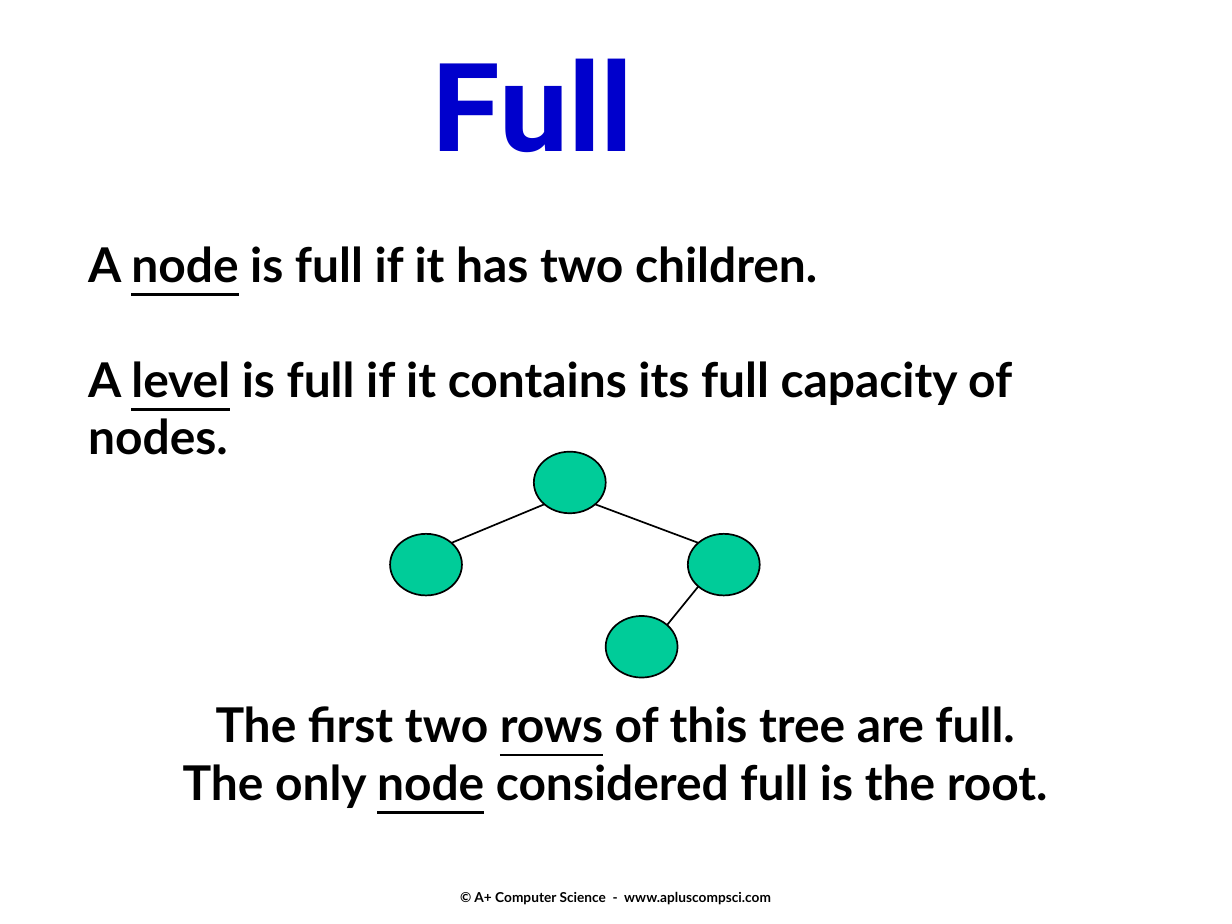
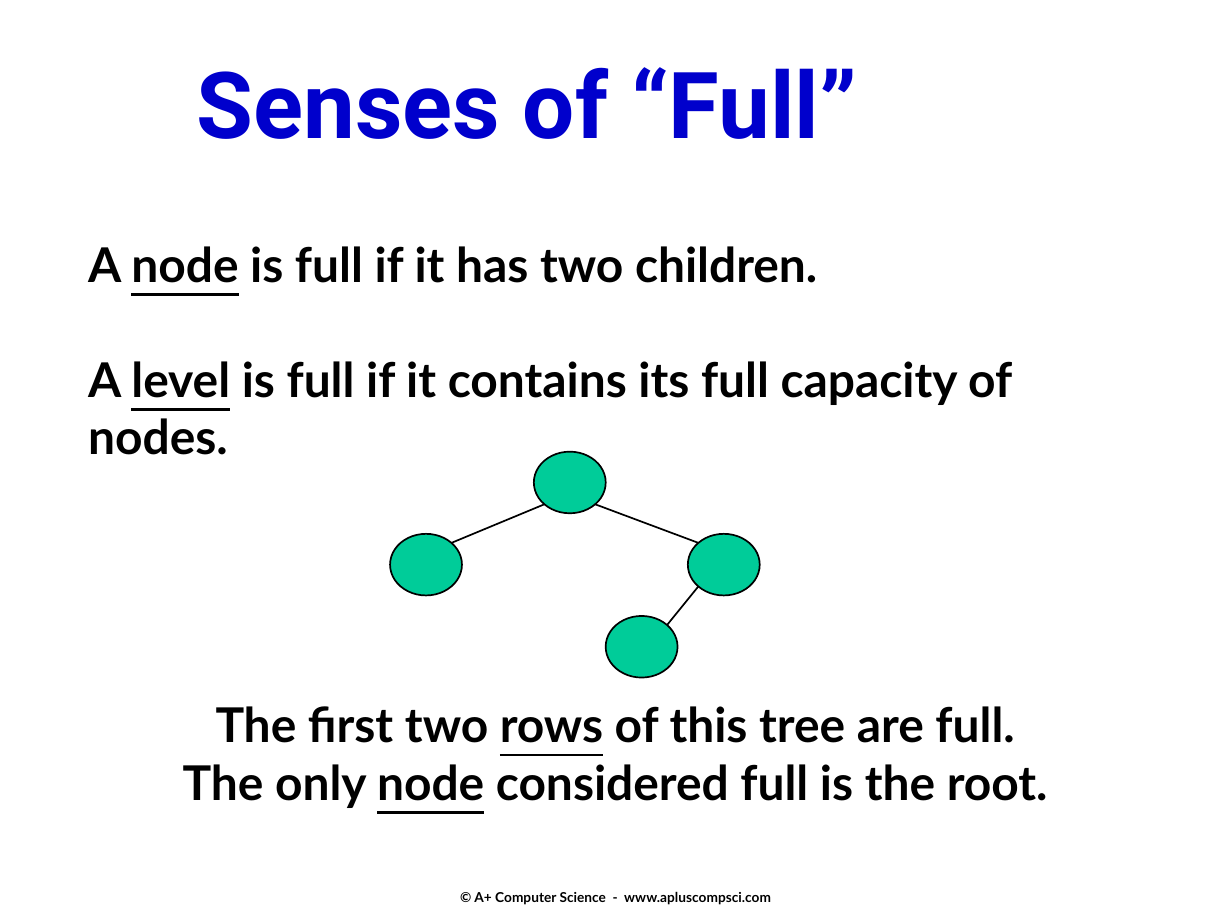
Before and after one commit to Cy-FairCS/cs3, a slide deck: slide 10 of u08a_binaryTrees/notes/_a - Classifying binary trees and Tree Traversal.pptx. Drawn at 1232x924 pixels with LibreOffice and Linux fonts; fonts in the diff are those of the drawing. Boxes give left, top, right and bottom in pixels: in the first picture for what was removed or moved away, otherwise in the second. Text is boxed around its words. In the diff, an @@ line names an element or a change of style, - is before the commit and + after.

```diff
--- a/u08a_binaryTrees/notes/_a - Classifying binary trees and Tree Traversal.pptx
+++ b/u08a_binaryTrees/notes/_a - Classifying binary trees and Tree Traversal.pptx
@@ text at (x1=197, y1=67, x2=857, y2=139): text changed; size 72 to 54 pt @@
-Full
+Senses of “Full”
```
Also in this commit, not shown: 1 other slide changed, 4 slides added.
